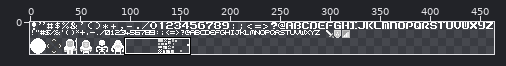
Two states of a pixel-art file, files/sheet.ase. The picture above shows the old version from afar; the outline marks the close-up.
Close-up. As it was:
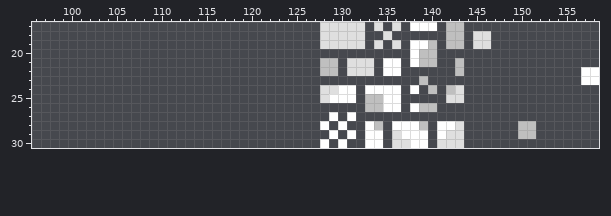
464x32 pixels, 1 frame. Colours within 5 levels of each other are drawn and written as one. Shown: x 96..158, y 17..30.
And afterwards:
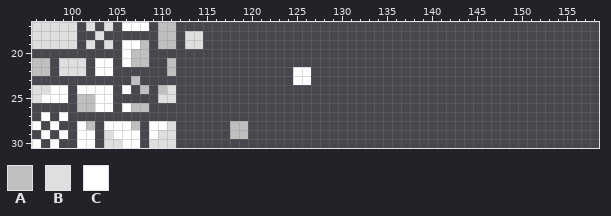
Palette (. is transparent): A #bfbfbf  B #dfdfdf  C #ffffff
Diff:
--- layer "Sprites/Sprites"
@@ x 96..158 @@
-17 ................................BBBBB.B.B.CCC.AA...............
-18 ................................BBBBB..B......AA.BB............
-19 ................................BBBBB.B.B.CCA.AA.BB............
-20 ..........................................CAA..................
-21 ................................AA.BBB.CC.CAA..A...............
-22 ................................AA.BBB.CC......A.............CC
-23 ...........................................A.................CC
-24 ................................BBCC.CCCC.C.A.AB...............
-25 ................................BCCC.AACC.....BB...............
-26 .....................................AACC.CAA..................
-27 .................................C.C...........................
-28 ................................C.C..CA.CCCA.CCB......AA.......
-29 .................................C.C.CC.BCCC.CBB......AA.......
-30 ................................C.C..CC.BBCC.BBB...............
+17 BBBBB.B.B.CCC.AA...............................................
+18 BBBBB..B......AA.BB............................................
+19 BBBBB.B.B.CCA.AA.BB............................................
+20 ..........CAA..................................................
+21 AA.BBB.CC.CAA..A...............................................
+22 AA.BBB.CC......A.............CC................................
+23 ...........A.................CC................................
+24 BBCC.CCCC.C.A.AB...............................................
+25 BCCC.AACC.....BB...............................................
+26 .....AACC.CAA..................................................
+27 .C.C...........................................................
+28 C.C..CA.CCCA.CCB......AA.......................................
+29 .C.C.CC.BCCC.CBB......AA.......................................
+30 C.C..CC.BBCC.BBB...............................................
